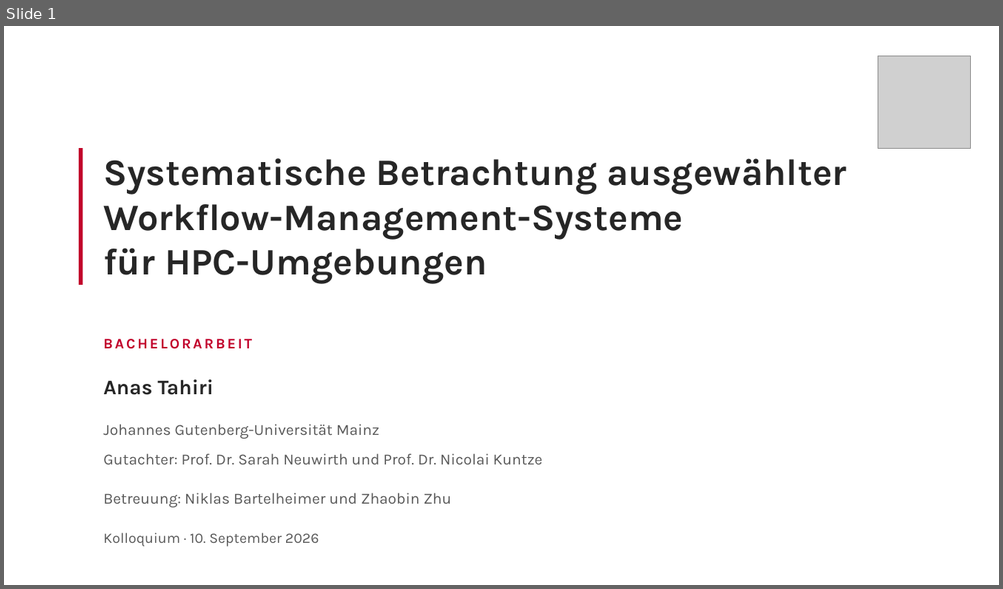
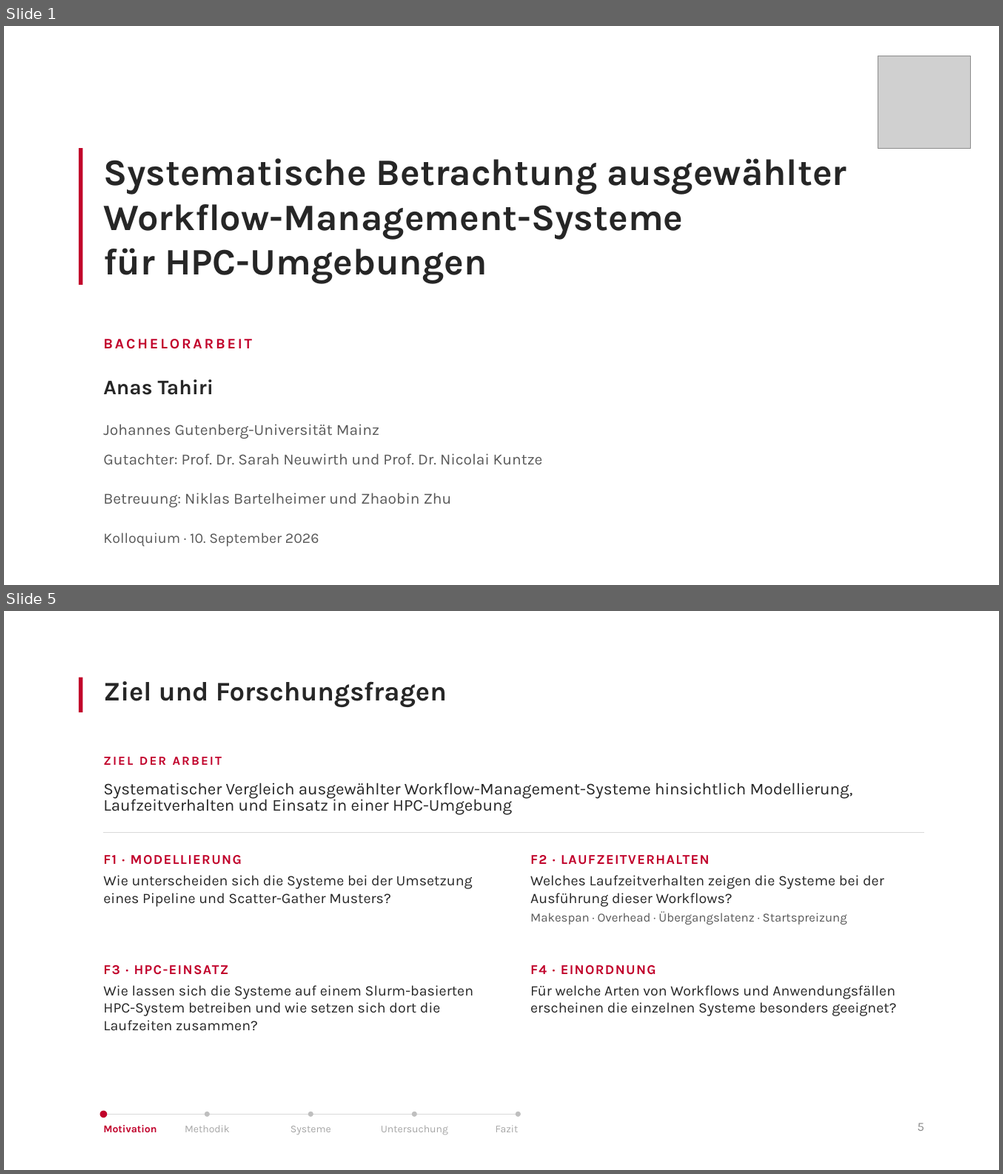
Before and after one commit to antahiri/bachelorarbeit-wms, a slide deck: Präsentation-Kolloqium.pptx. Shown one above the other, each under a label of ours: slide 1 before the commit, slides 1 and 5 after it; the slides between them are not shown. The pictures are 1003x589 and 1003x1174 pixels, drawn with LibreOffice and Linux fonts; fonts in the diff are those of the drawing; grey boxes stand for pictures. Boxes give left, top, right and bottom in pixels: in the first picture for what was removed or moved away, otherwise in the second. Text is boxed around its words. In the diff, an @@ line names an element or a change of style, - is before the commit and + after.

```diff
--- a/Präsentation-Kolloqium.pptx
+++ b/Präsentation-Kolloqium.pptx
@@ slide 5 added at (4, 611, 999, 1170), background #FFFFFF @@
@@ rectangle added at (79, 678, 83, 712), fill #C1002A @@
@@ title added at (103, 681, 447, 707), 26 pt, text #262626, bold @@
+Ziel und Forschungsfragen
@@ text added at (103, 757, 853, 815), 16 pt, text #262626 @@
+ZIEL DER ARBEIT
+Systematischer Vergleich ausgewählter Workflow-Management-Systeme hinsichtlich Modellierung, Laufzeitverhalten und Einsatz in einer HPC-Umgebung
@@ line added from (103, 832) to (924, 832), #D9D9D9 0.5 pt @@
@@ text added at (103, 855, 472, 907), 14 pt, text #262626 @@
+F1 · MODELLIERUNG
+Wie unterscheiden sich die Systeme bei der Umsetzung eines Pipeline und Scatter-Gather Musters?
@@ text added at (530, 855, 884, 925), 14 pt, text #262626 @@
+F2 · LAUFZEITVERHALTEN
+Welches Laufzeitverhalten zeigen die Systeme bei der Ausführung dieser Workflows?
+Makespan · Overhead · Übergangslatenz · Startspreizung
@@ text added at (103, 965, 473, 1031), 14 pt, text #262626 @@
+F3 · HPC-EINSATZ
+Wie lassen sich die Systeme auf einem Slurm-basierten HPC-System betreiben und wie setzen sich dort die Laufzeiten zusammen?
@@ text added at (530, 965, 896, 1017), 14 pt, text #262626 @@
+F4 · EINORDNUNG
+Für welche Arten von Workflows und Anwendungsfällen erscheinen die einzelnen Systeme besonders geeignet?
@@ ellipse added at (99, 1111, 107, 1119), fill #C1002A @@
@@ line added from (103, 1115) to (518, 1115), #D9D9D9 0.5 pt @@
@@ ellipse added at (205, 1113, 210, 1118), fill #BFBFBF @@
@@ ellipse added at (308, 1113, 313, 1118), fill #BFBFBF @@
@@ ellipse added at (412, 1113, 418, 1118), fill #BFBFBF @@
@@ ellipse added at (515, 1113, 521, 1118), fill #BFBFBF @@
@@ text added at (103, 1125, 156, 1133), 10 pt, text #C1002A, bold @@
+Motivation
@@ text added at (185, 1125, 230, 1133), 10 pt, text #A6A6A6 @@
+Methodik
@@ text added at (290, 1126, 331, 1135), 10 pt, text #A6A6A6 @@
+Systeme
@@ text added at (381, 1125, 448, 1135), 10 pt, text #A6A6A6 @@
+Untersuchung
@@ text added at (495, 1125, 518, 1133), 10 pt, text #A6A6A6 @@
+Fazit
@@ text added at (917, 1123, 924, 1131), 12 pt, text #8C8C8C @@
+5
```
Also in this commit, not shown: 1 slide changed, 5 other slides added.
